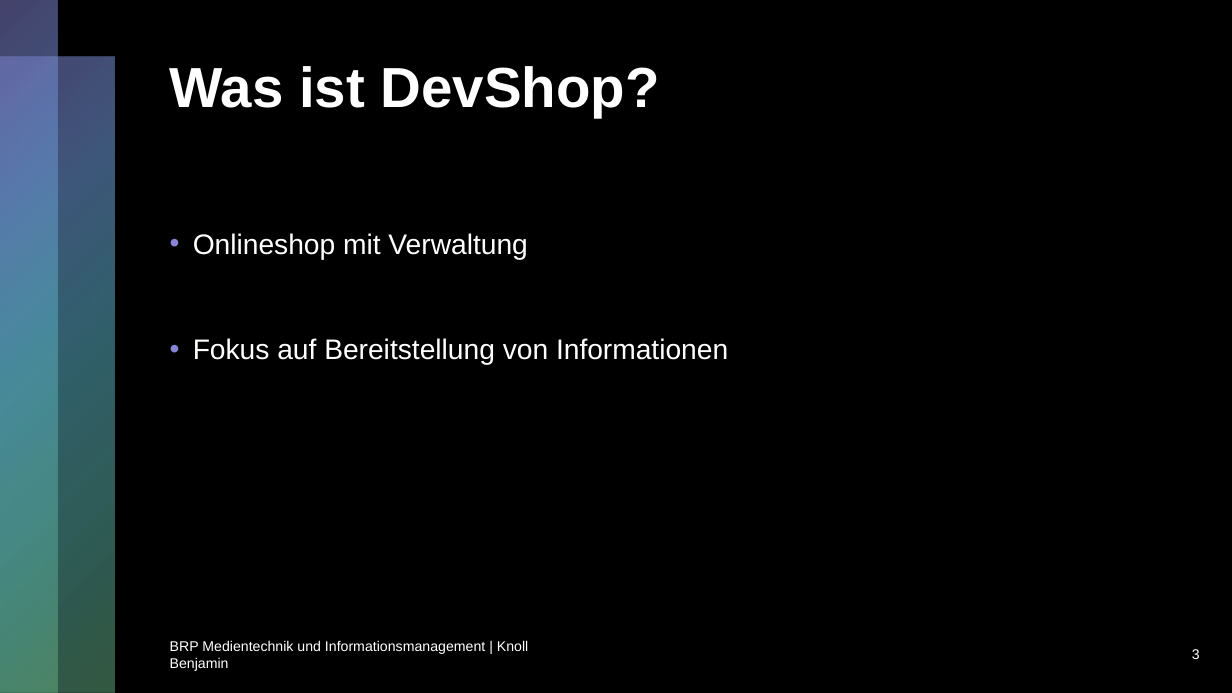
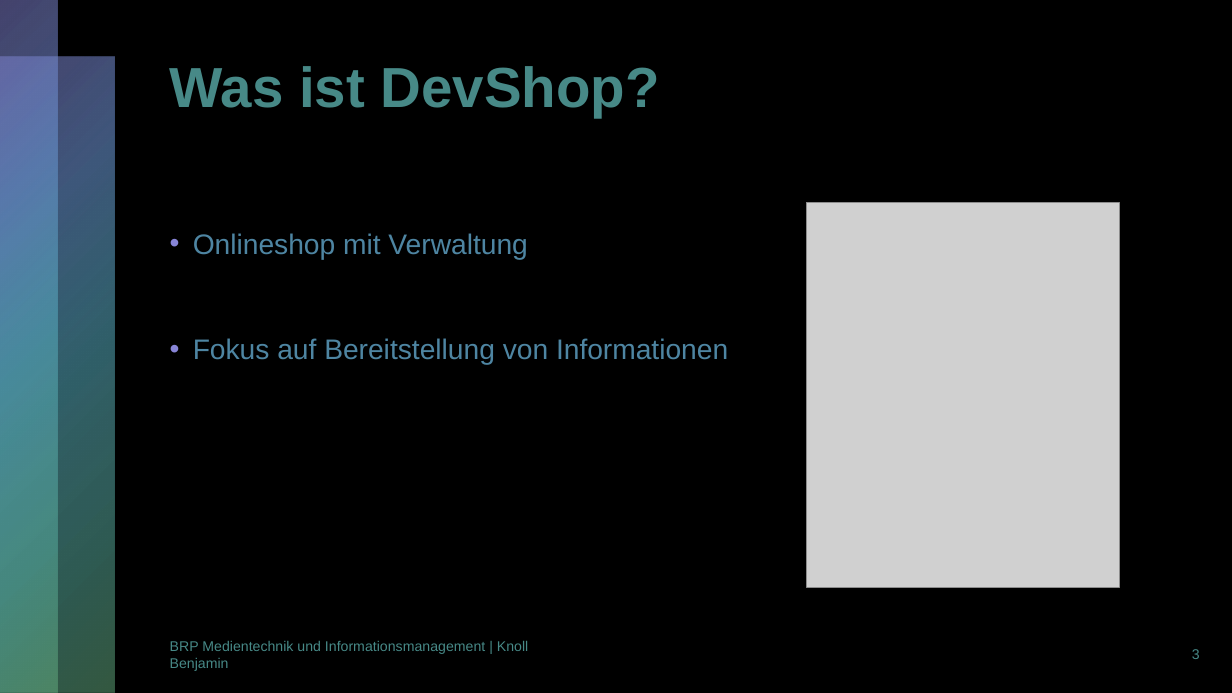
Before and after one commit to Benkster/DevShop, a slide deck: slide 3 of Documentation/DevShop.pptx. Drawn at 1232x693 pixels with LibreOffice and Linux fonts; fonts in the diff are those of the drawing; grey boxes stand for pictures. Boxes give left, top, right and bottom in pixels: in the first picture for what was removed or moved away, otherwise in the second. Text is boxed around its words. In the diff, an @@ line names an element or a change of style, - is before the commit and + after.

```diff
--- a/Documentation/DevShop.pptx
+++ b/Documentation/DevShop.pptx
@@ picture added at (x1=807, y1=202, x2=1119, y2=587) @@
@@ text "Onlineshop mit Verwaltung" at (x1=193, y1=233, x2=728, y2=365): text colour #FFFFFF to #4E85A2 @@
@@ text colour #FFFFFF to #478987 in 3 elements at (x1=170, y1=66, x2=660, y2=117), (x1=1192, y1=649, x2=1200, y2=659), (x1=170, y1=641, x2=528, y2=671) @@
```
Also in this commit, not shown: 7 other slides changed, 7 other files.
